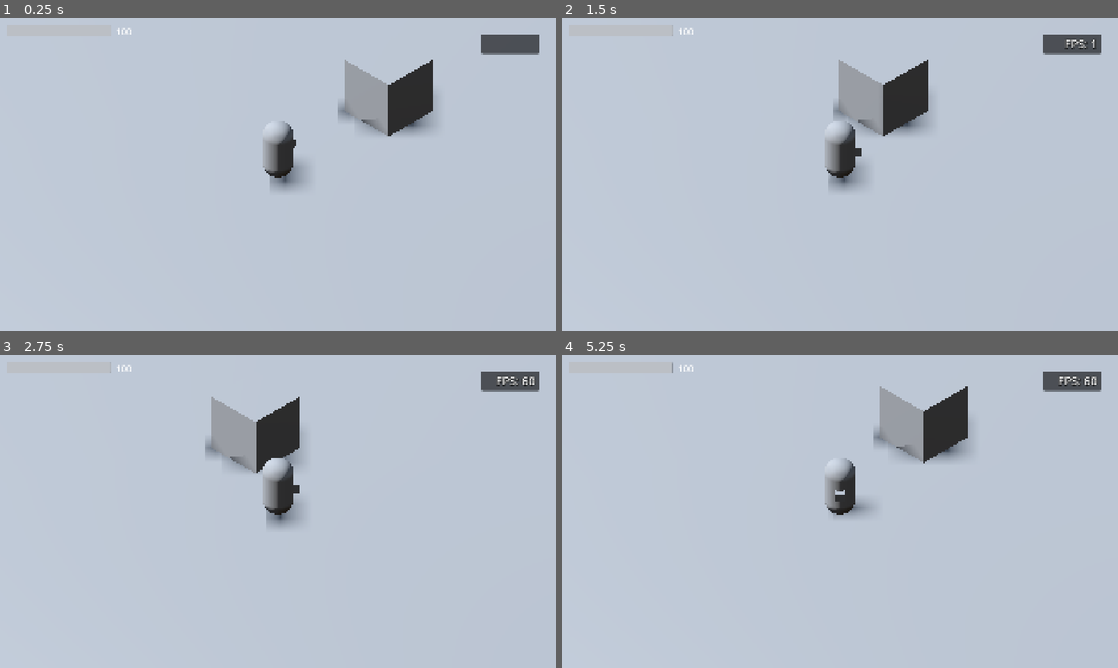
Above: before the commit, frames 1-4 (two rows, left to right).
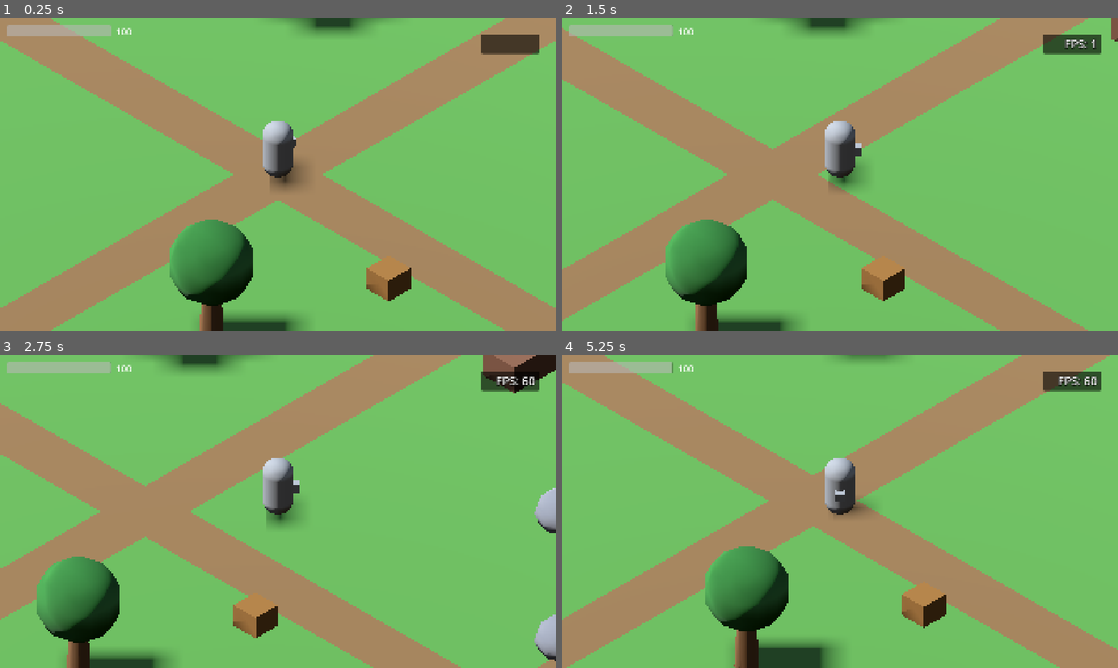
Above: after the commit, the same moments.

Repository: davidanayadev/Craft-ciruits
Game: Godot game, scene res://scenes/main.tscn
Two runs of this game, one before a commit and one after it. Both use one fixed random seed, a clock stepped at 60 frames per second and the inputs below.
Inputs (mouse positions are in pixels of both pictures, inside the frame that each line leads up to):
- Up to frame 1 (0.25 s): no input
- Up to frame 2 (1.5 s): tap Enter at 0.5 s; move the mouse to (962, 158) at 0.52 s; hold D (move_right) 0.53-1.25 s; tap E (interact) at 0.6 s; click (962, 158) at 0.67 s; drag from (728, 190) to (812, 237) at 1.27 s
- Up to frame 3 (2.75 s): tap Space (attack) at 2 s; move the mouse to (333, 442) at 2.02 s; hold D (move_right) from 2.03 s (still down); tap E (interact) at 2.1 s
- Up to frame 4 (5.25 s): release D (move_right) at 2.75 s; drag from (812, 574) to (673, 464) at 2.77 s; tap Enter at 3.5 s; move the mouse to (1006, 558) at 3.52 s; hold A (move_left) 3.53-4.25 s; hold Shift (run) 3.53-4.25 s; tap E (interact) at 3.8 s; drag from (673, 464) to (756, 433) at 4.27 s; tap Space (attack) at 5 s; move the mouse to (867, 511) at 5.02 s; hold S (move_back) from 5.03 s (still down); tap Alt at 5.1 s; click (867, 511) at 5.17 s

The runs differ from the first frame. In frame 1, 99% of the frame differs, in the area x 0-100%, y 0-100%; in frame 2, 99%; in frame 3, 98%; in frame 4, 99%.

Commit message:
feat(zone): load the green zone in Main (spec 004)
Main generates the green zone from GameManager's world seed, puts the
robot on its spawn point and connects the HUD interact button to the
robot. The development zone is removed; its sun and environment now live
in the zone scene.
Covers R-004-05, R-004-14, R-004-16 (T-004-11).

Co-Authored-By: Claude Fable 5.2 <noreply@anthropic.com>

Diff:
--- a/game/scenes/dev/dev_zone.tscn
+++ /dev/null
@@ -1,40 +0,0 @@
-[gd_scene load_steps=7 format=3]
-
-[sub_resource type="PlaneMesh" id="ground_mesh"]
-size = Vector2(50, 50)
-
-[sub_resource type="BoxShape3D" id="obstacle_shape"]
-size = Vector3(2, 2, 2)
-
-[sub_resource type="BoxMesh" id="obstacle_mesh"]
-size = Vector3(2, 2, 2)
-
-[sub_resource type="ProceduralSkyMaterial" id="sky_material"]
-
-[sub_resource type="Sky" id="sky"]
-sky_material = SubResource("sky_material")
-
-[sub_resource type="Environment" id="environment"]
-background_mode = 2
-sky = SubResource("sky")
-
-[node name="DevZone" type="Node3D"]
-
-[node name="Ground" type="MeshInstance3D" parent="."]
-mesh = SubResource("ground_mesh")
-
-[node name="Obstacle" type="StaticBody3D" parent="."]
-transform = Transform3D(1, 0, 0, 0, 1, 0, 0, 0, 1, 0, 1, -5)
-
-[node name="ObstacleShape" type="CollisionShape3D" parent="Obstacle"]
-shape = SubResource("obstacle_shape")
-
-[node name="ObstacleMesh" type="MeshInstance3D" parent="Obstacle"]
-mesh = SubResource("obstacle_mesh")
-
-[node name="Sun" type="DirectionalLight3D" parent="."]
-transform = Transform3D(0.707, 0.5417, -0.4546, 0, 0.643, 0.766, 0.707, -0.5417, 0.4546, 0, 10, 0)
-shadow_enabled = true
-
-[node name="WorldEnvironment" type="WorldEnvironment" parent="."]
-environment = SubResource("environment")
--- a/game/scenes/main.gd
+++ b/game/scenes/main.gd
@@ -2,19 +2,26 @@
 ## Main scene boot (architecture §6): wires the persistent skeleton together
 ## (robot <-> camera rig; UI input joins in as the HUD grows). References go
 ## through unique names, never deep hardcoded paths (P6).
+## Until ZoneLoader exists (spec 009) the green zone sits in ZoneSlot from the
+## start: Main generates it from the world seed and puts the robot on its
+## spawn point (spec 004).
 
 @onready var _robot: Robot = %Robot
 @onready var _camera_rig: CameraRig = %CameraRig
 @onready var _touch_controls: TouchControls = %TouchControls
 @onready var _hud: Hud = %Hud
 @onready var _world: Node3D = %World
+@onready var _zone: FarmZone = %GreenZone
 @onready var _game_over_screen: GameOverScreen = %GameOverScreen
 
 
 func _ready() -> void:
+	_zone.generate(GameManager.get_world_seed())
+	_robot.global_position = _zone.get_spawn_position()
 	_robot.camera_rig = _camera_rig
 	_camera_rig.target = _robot
 	_hud.bind(_robot)
+	_hud.interact_pressed.connect(_robot.request_interact)
 	_touch_controls.joystick.sample_changed.connect(_on_joystick_sample_changed)
 	_touch_controls.joystick.released.connect(_on_joystick_released)
 	_robot.battery.battery_depleted.connect(_on_battery_depleted)
--- a/game/scenes/main.tscn
+++ b/game/scenes/main.tscn
@@ -1,7 +1,7 @@
 [gd_scene load_steps=9 format=3]
 
 [ext_resource type="Script" path="res://scenes/main.gd" id="1_main"]
-[ext_resource type="PackedScene" path="res://scenes/dev/dev_zone.tscn" id="2_zone"]
+[ext_resource type="PackedScene" path="res://scenes/farm_zone/farm_zone_green.tscn" id="2_zone"]
 [ext_resource type="PackedScene" path="res://scenes/entities/robot.tscn" id="3_robot"]
 [ext_resource type="PackedScene" path="res://scenes/camera/camera_rig.tscn" id="4_camera"]
 [ext_resource type="PackedScene" path="res://scenes/ui/touch_controls.tscn" id="5_touch"]
@@ -17,7 +17,8 @@
 
 [node name="ZoneSlot" type="Node3D" parent="World"]
 
-[node name="DevZone" parent="World/ZoneSlot" instance=ExtResource("2_zone")]
+[node name="GreenZone" parent="World/ZoneSlot" instance=ExtResource("2_zone")]
+unique_name_in_owner = true
 
 [node name="Players" type="Node3D" parent="World"]
 
--- a/game/tests/integration/test_main_scene.gd
+++ b/game/tests/integration/test_main_scene.gd
@@ -118,3 +118,96 @@
 	await wait_physics_frames(10)
 	Input.action_release(&"move_forward")
 	assert_eq(robot.global_position, frozen_position, "the robot no longer moves")
+
+
+func _zone() -> FarmZone:
+	var slot: Node = _main.get_node("World/ZoneSlot")
+	if slot.get_child_count() != 1:
+		return null
+	return slot.get_child(0) as FarmZone
+
+
+## Moves the robot next to the first box of the zone and waits for its
+## interactor to pick it up.
+func _go_to_first_box() -> LootBox:
+	var box: LootBox = _zone().get_boxes()[0]
+	_robot().global_position = box.global_position + Vector3(1.6, 0.0, 0.0)
+	await wait_physics_frames(4)
+	return box
+
+
+func test_r_004_05_green_zone_loaded() -> void:
+	var slot: Node = _main.get_node("World/ZoneSlot")
+	assert_eq(slot.get_child_count(), 1, "one zone loaded in ZoneSlot")
+	var zone: FarmZone = _zone()
+	assert_not_null(zone, "the loaded zone is a FarmZone")
+	if zone == null:
+		return
+	assert_eq(zone.data.zone_id, Vector2i(0, 0), "it is the green zone, zone (0, 0)")
+	assert_between(
+		zone.get_boxes().size(),
+		zone.data.box_count_min,
+		zone.data.box_count_max,
+		"Main generated its boxes"
+	)
+
+
+func test_r_004_05_zone_generated_from_world_seed() -> void:
+	var zone: FarmZone = _zone()
+	var reference: FarmZone = (
+		load("res://scenes/farm_zone/farm_zone_green.tscn") as PackedScene
+	).instantiate() as FarmZone
+	add_child_autofree(reference)
+	reference.generate(GameManager.get_world_seed())
+	var expected: Array[Vector3] = []
+	for box: LootBox in reference.get_boxes():
+		expected.append(box.position)
+	var actual: Array[Vector3] = []
+	for box: LootBox in zone.get_boxes():
+		actual.append(box.position)
+	assert_eq(actual, expected, "the boxes are those of GameManager's world seed")
+
+
+func test_r_004_05_robot_at_spawn_point() -> void:
+	var zone: FarmZone = _zone()
+	var distance: float = _robot().global_position.distance_to(zone.get_spawn_position())
+	assert_lt(distance, 0.01, "the robot starts on the zone's spawn point")
+
+
+func test_r_004_13_hud_button_follows_robot_target() -> void:
+	var button: Button = _main.get_node("UI/Hud").get_node("%InteractButton") as Button
+	await wait_physics_frames(4)
+	assert_false(button.visible, "no button at the spawn point, away from every box")
+	await _go_to_first_box()
+	assert_true(button.visible, "the button appears next to a box")
+	assert_eq(button.text, "PROMPT_OPEN", "with the box's prompt")
+
+
+func test_r_004_14_hud_button_opens_box() -> void:
+	var button: Button = _main.get_node("UI/Hud").get_node("%InteractButton") as Button
+	var box: LootBox = await _go_to_first_box()
+	button.pressed.emit()
+	assert_true(box.is_opened(), "pressing the HUD button opens the box")
+	await wait_physics_frames(4)
+	assert_false(button.visible, "the opened box is no longer offered")
+
+
+func test_r_004_14_interact_action_opens_box_in_main() -> void:
+	var box: LootBox = await _go_to_first_box()
+	Input.action_press(&"interact")
+	await wait_physics_frames(2)
+	Input.action_release(&"interact")
+	assert_true(box.is_opened(), "the interact action opens the box")
+
+
+func test_r_004_16_no_interaction_after_game_over() -> void:
+	var button: Button = _main.get_node("UI/Hud").get_node("%InteractButton") as Button
+	var box: LootBox = await _go_to_first_box()
+	var robot: Robot = _robot()
+	robot.battery.consume(robot.battery.get_current())
+	await wait_physics_frames(2)
+	button.pressed.emit()
+	Input.action_press(&"interact")
+	await wait_physics_frames(2)
+	Input.action_release(&"interact")
+	assert_false(box.is_opened(), "a depleted robot opens nothing")
Not shown, changed: specs/004-green-zone/tasks.md
